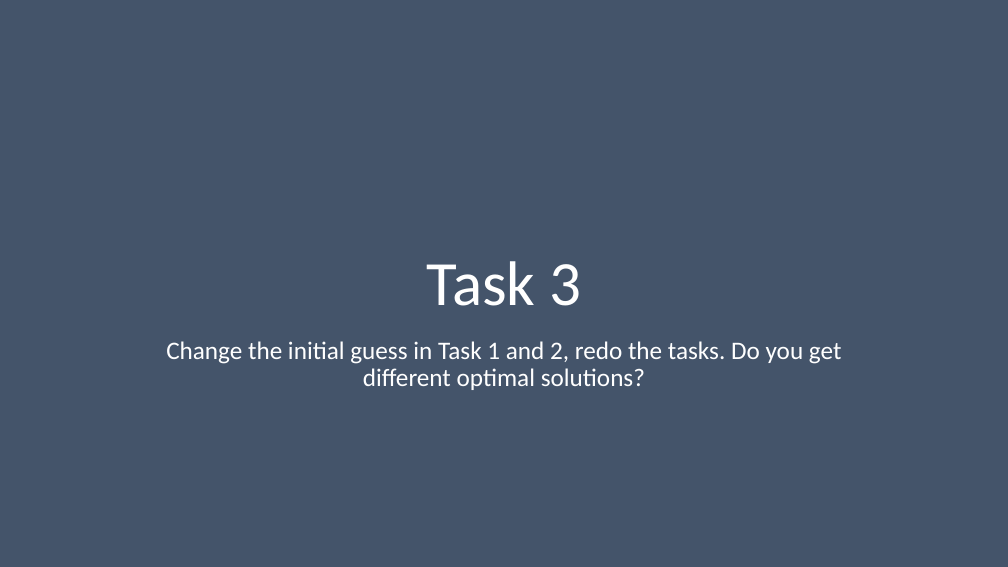
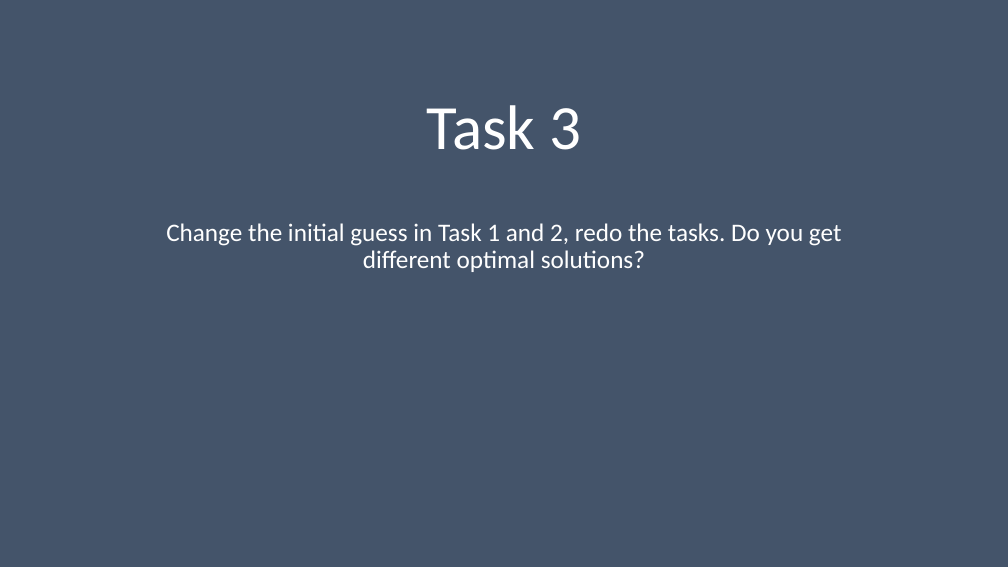
Before and after one commit to bidlekm/optimization_assignment, a slide deck: slide 6 of Ice Sheet Modeling and Optimization.pptx. Drawn at 1008x567 pixels with LibreOffice and Linux fonts; fonts in the diff are those of the drawing; background and template pictures are left out. Boxes give left, top, right and bottom in pixels: in the first picture for what was removed or moved away, otherwise in the second. Text is boxed around its words. In the diff, an @@ line names an element or a change of style, - is before the commit and + after.

```diff
--- a/Ice Sheet Modeling and Optimization.pptx
+++ b/Ice Sheet Modeling and Optimization.pptx
@@ title "Task 3": place and size @@
-title "Task 3" at <box>426,261,582,306</box>
+title "Task 3" at <box>426,105,582,150</box>
@@ text "Change the initial guess in ...": place and size @@
-text "Change the initial guess in ..." at <box>166,341,842,390</box>
+text "Change the initial guess in ..." at <box>166,223,842,272</box>
```
Also in this commit, not shown: 5 other slides changed, 2 slides added, 1 slide removed, 3 other files.
